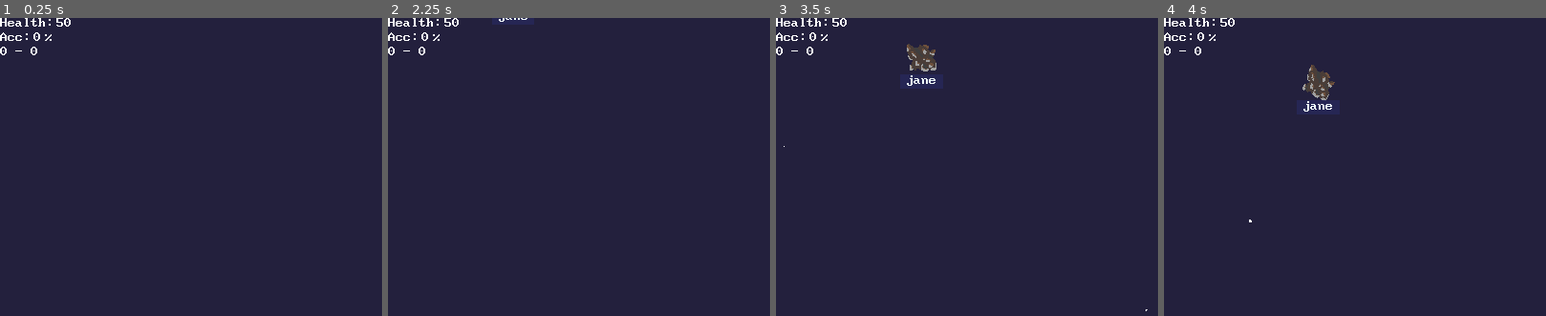
Above: before the commit, frames 1-4 (left to right).
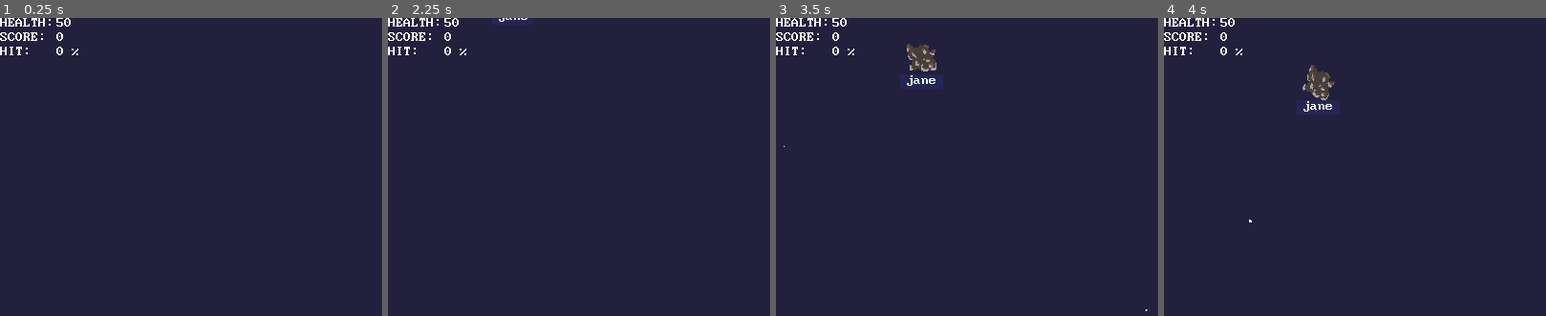
Above: after the commit, the same moments.

Repository: godxkey/hyperkey
Game: Godot game, scene res://level/Sandbox.tscn
Two runs of this game, one before a commit and one after it. Both use one fixed random seed, a clock stepped at 60 frames per second and the inputs below.
Inputs:
- Up to frame 1 (0.25 s): no input
- Up to frame 2 (2.25 s): tap Z at 0.6, 1.35, 2.1 s; hold A 1.28-2.03 s
- Up to frame 3 (3.5 s): tap Z at 2.85 s
- Up to frame 4 (4 s): hold A from 3.53 s (still down); tap Z at 3.6 s
The pictures show only the part of the screen within x 0-50%, y 0-50%; the shares and areas given below are measured in that part.

The runs differ from the first frame. In frame 1, 0.5% of the frame differs, in the area x 0-21%, y 0-13%; in frame 2, 0.5%; in frame 3, 0.5%; in frame 4, 0.5%.

Commit message:
Improve UI for stats

Diff:
--- a/ui/HUD.tscn
+++ b/ui/HUD.tscn
@@ -11,69 +11,69 @@
 "_edit_use_anchors_": false
 }
 
-[node name="StatsContainer" type="VBoxContainer" parent="."]
+[node name="Stats" type="GridContainer" parent="."]
 margin_right = 40.0
 margin_bottom = 40.0
+columns = 2
 __meta__ = {
 "_edit_use_anchors_": false
 }
 
-[node name="HealthContainer" type="HBoxContainer" parent="StatsContainer"]
-margin_right = 114.0
-margin_bottom = 17.0
-__meta__ = {
-"_edit_use_anchors_": false
-}
-
-[node name="HealthLabel" type="Label" parent="StatsContainer/HealthContainer"]
+[node name="HealthLabel" type="Label" parent="Stats"]
 margin_right = 77.0
 margin_bottom = 17.0
 custom_fonts/font = ExtResource( 2 )
 text = "Health:"
+uppercase = true
 
-[node name="PlanetHealthAmount" type="Label" parent="StatsContainer/HealthContainer"]
+[node name="PlanetHealthAmount" type="Label" parent="Stats"]
 margin_left = 81.0
 margin_right = 114.0
 margin_bottom = 17.0
 custom_fonts/font = ExtResource( 2 )
 text = "100"
 
-[node name="AccuracyContainer" type="HBoxContainer" parent="StatsContainer"]
+[node name="ScoreLabel" type="Label" parent="Stats"]
+margin_top = 21.0
+margin_right = 77.0
+margin_bottom = 38.0
+custom_fonts/font = ExtResource( 2 )
+text = "Score:"
+uppercase = true
+
+[node name="Score" type="Label" parent="Stats"]
+margin_left = 81.0
 margin_top = 21.0
 margin_right = 114.0
 margin_bottom = 38.0
-
-[node name="AccuracyLabel" type="Label" parent="StatsContainer/AccuracyContainer"]
-margin_right = 44.0
-margin_bottom = 17.0
-custom_fonts/font = ExtResource( 2 )
-text = "Acc:"
-
-[node name="Accuracy" type="Label" parent="StatsContainer/AccuracyContainer"]
-margin_left = 48.0
-margin_right = 59.0
-margin_bottom = 17.0
 custom_fonts/font = ExtResource( 2 )
 text = "0"
+__meta__ = {
+"_edit_use_anchors_": false
+}
 
-[node name="ColorTween" type="Tween" parent="StatsContainer/AccuracyContainer/Accuracy"]
+[node name="AccuracyLabel" type="Label" parent="Stats"]
+margin_top = 42.0
+margin_right = 77.0
+margin_bottom = 59.0
+custom_fonts/font = ExtResource( 2 )
+text = "Hit:"
+uppercase = true
+__meta__ = {
+"_edit_use_anchors_": false
+}
 
-[node name="SizeTween" type="Tween" parent="StatsContainer/AccuracyContainer/Accuracy"]
-
-[node name="Percent" type="Label" parent="StatsContainer/AccuracyContainer"]
-margin_left = 63.0
-margin_right = 74.0
-margin_bottom = 17.0
-custom_fonts/font = ExtResource( 2 )
-text = "%"
-
-[node name="Key Tracking" type="HBoxContainer" parent="StatsContainer"]
+[node name="Accuracy" type="Label" parent="Stats"]
+margin_left = 81.0
 margin_top = 42.0
 margin_right = 114.0
 margin_bottom = 59.0
+custom_fonts/font = ExtResource( 2 )
+text = "0 %"
+__meta__ = {
+"_edit_use_anchors_": false
+}
 
-[node name="Hits" type="Label" parent="StatsContainer/Key Tracking"]
-margin_right = 55.0
-margin_bottom = 17.0
-custom_fonts/font = ExtResource( 2 )
-text = "0 - 0"
+[node name="ColorTween" type="Tween" parent="Stats/Accuracy"]
+
+[node name="SizeTween" type="Tween" parent="Stats/Accuracy"]
--- a/ui/Hud.gd
+++ b/ui/Hud.gd
@@ -8,7 +8,6 @@
 # UI components
 onready var _accuracy_stat = find_node("Accuracy")
 onready var _planet_health_amount = find_node("PlanetHealthAmount")
-onready var _hits_stat = find_node("Hits")
 
 # World components
 onready var _planet = get_node(planet_path)
@@ -27,8 +26,7 @@
 
 func set_accuracy_percent(hits:int, total:int):
   var percent = (hits / total as float) * 100
-  _accuracy_stat.text = String(percent as int)
-  _hits_stat.text = String(hits) + " - " + String(total)
+  _accuracy_stat.text = String(percent as int) + " %"
 
 func play_reduced_accuracy_effect():
   var color_tween = _accuracy_stat.get_node("ColorTween")
